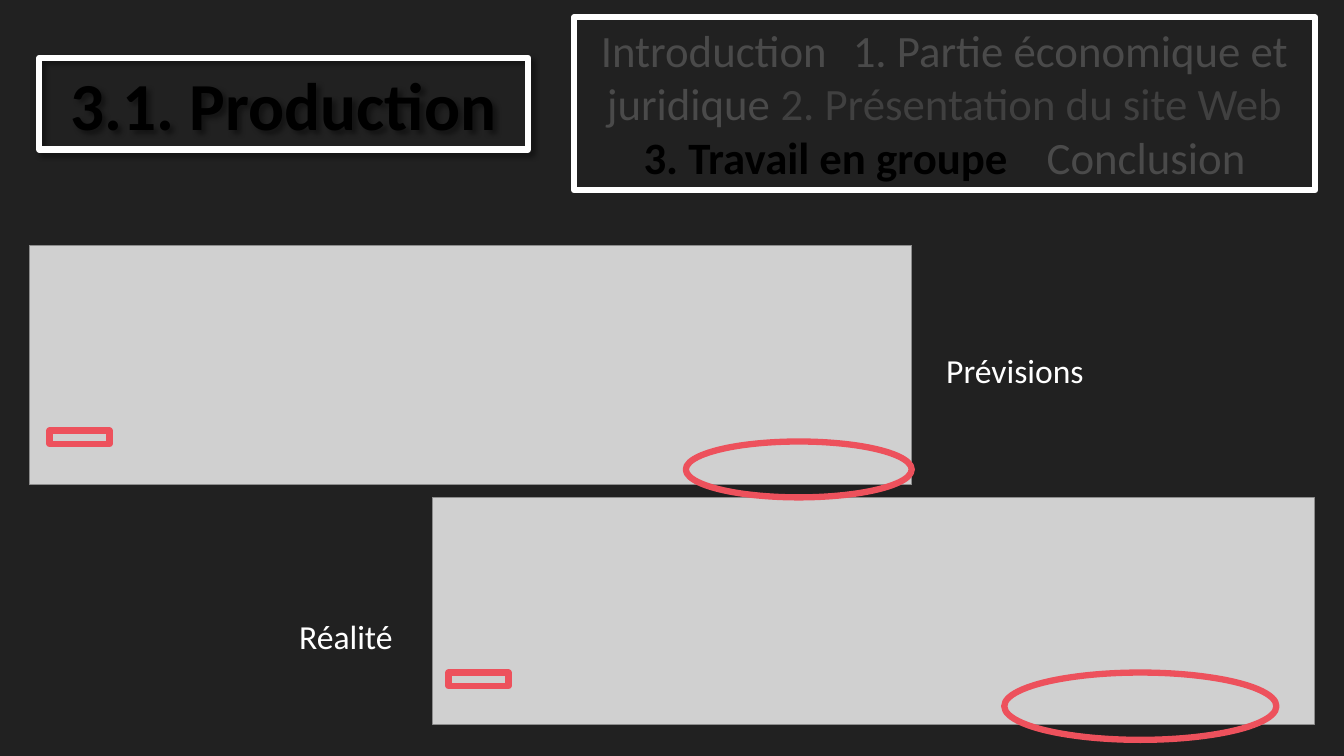
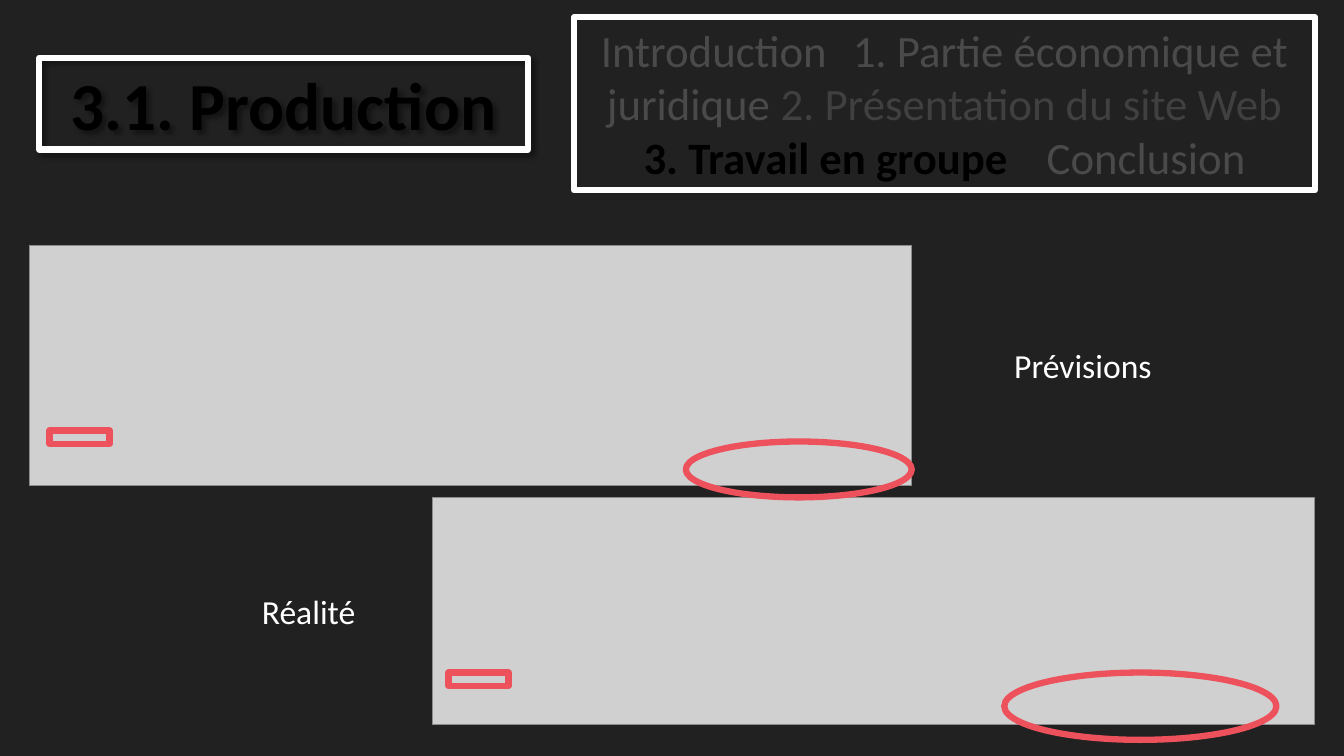
Before and after one commit to TheStaticTurtle/IUT_Website_TTI, a slide deck: slide 16 of Documents/Soutenance.pptx. Drawn at 1344x756 pixels with LibreOffice and Linux fonts; fonts in the diff are those of the drawing; grey boxes stand for pictures; background and template pictures are left out. Boxes give left, top, right and bottom in pixels: in the first picture for what was removed or moved away, otherwise in the second. Text is boxed around its words. In the diff, an @@ line names an element or a change of style, - is before the commit and + after.

```diff
--- a/Documents/Soutenance.pptx
+++ b/Documents/Soutenance.pptx
@@ text "Prévisions": place and size @@
-text "Prévisions" at <box>946,360,1083,384</box>
+text "Prévisions" at <box>1014,355,1151,379</box>
@@ text "Réalité": place and size @@
-text "Réalité" at <box>299,625,392,650</box>
+text "Réalité" at <box>262,600,355,625</box>
```
Also in this commit, not shown: 4 other slides changed.
